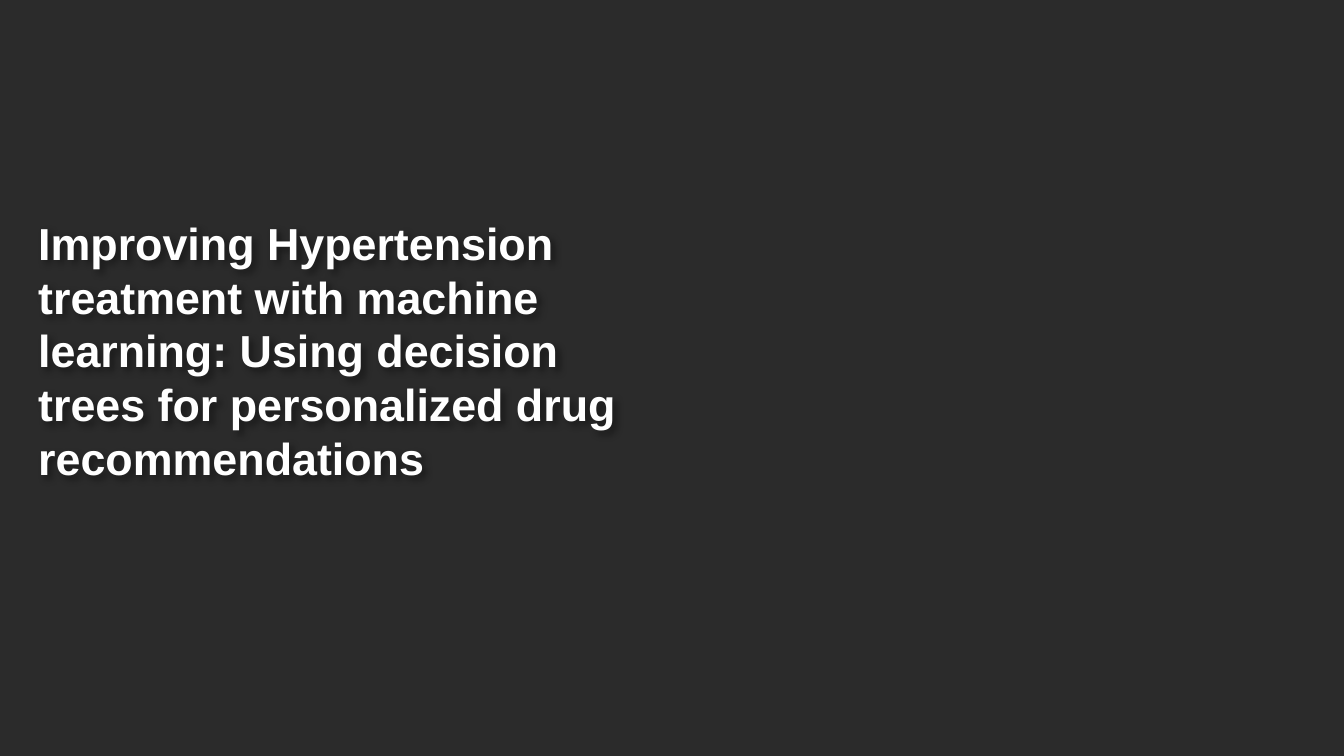
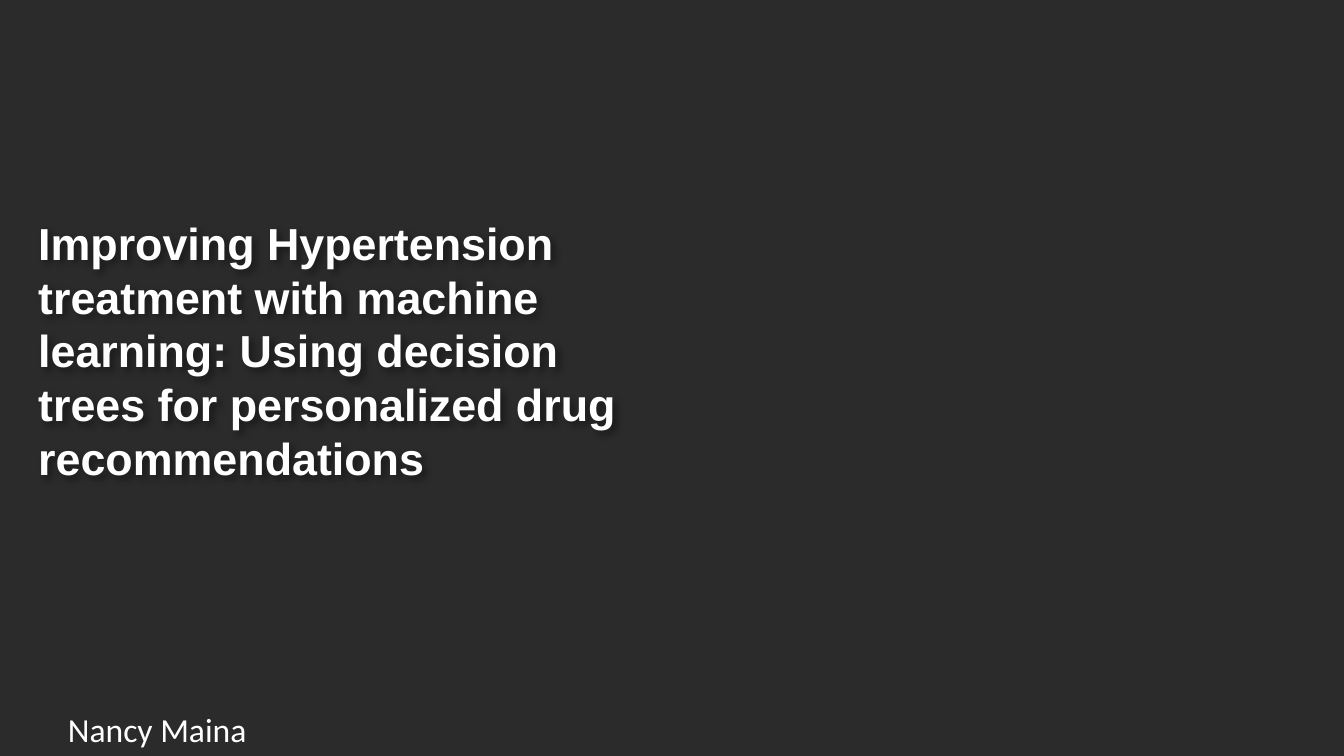
Before and after one commit to Nmwangu2/Phase3_project, a slide deck: slide 1 of Phase3_Project.pptx. Drawn at 1344x756 pixels with LibreOffice and Linux fonts; fonts in the diff are those of the drawing; background and template pictures are left out; a plain dark background stands for a picture behind light text. Boxes give left, top, right and bottom in pixels: in the first picture for what was removed or moved away, otherwise in the second. Text is boxed around its words. In the diff, an @@ line names an element or a change of style, - is before the commit and + after.

```diff
--- a/Phase3_Project.pptx
+++ b/Phase3_Project.pptx
@@ text added at bbox=[68, 719, 246, 748], 18 pt, text #FFFFFF @@
+Nancy Maina
```
Also in this commit, not shown: 2 other slides changed, 2 other files.
